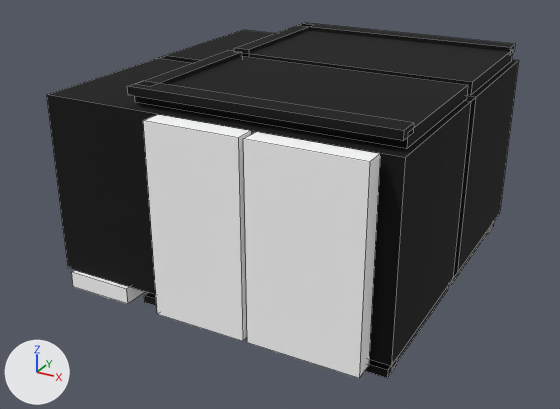
The OBJ model src/main/resources/assets/myvillage/models/equipment/forging/bench_leggings_5_hot.obj: old version first, new version second.
Rendered twice from a 50 mm camera at (0.904, -1.287, 0.454) aimed at (0.489, -0.531, 0.076). Every picture has the same lights, and +X, +Y and +Z are marked at lower left. The picture after the commit comes second. Mesh edges are drawn as thin lines. Where no turn or scale is listed for an object, it has been applied to the vertices. Vertices at exactly the same position are counted once.

Objects in the first picture: 'bench_leggings_5_hot'.
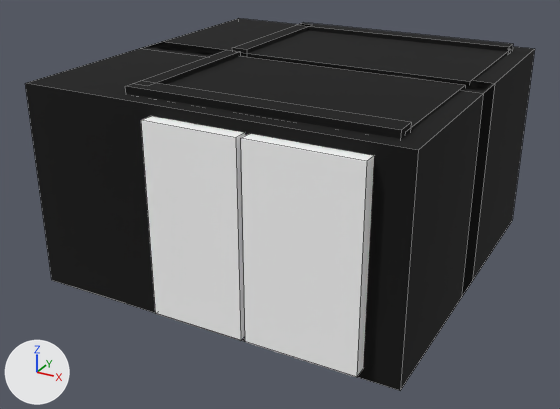
Where the change shows, as pixel boxes [x1, y1, x2, y2] in the pictures (560 x 409 px; the box of a moved part takes in the faces that stretch with it):
'bench_leggings_5_hot', reshaped (8% wider)
    before: [47, 23, 519, 378]
    after: [25, 18, 535, 391]
part 1 of me_bench_leggings_5_hot, moved or reshaped
    before: [47, 56, 475, 366]
    after: [25, 42, 495, 391]
part 2 of me_bench_leggings_5_hot, moved or reshaped
    before: [135, 56, 468, 149]
    after: [166, 56, 465, 135]
part 3 of me_bench_leggings_5_hot, moved or reshaped
    before: [127, 81, 414, 141]
    after: [125, 81, 411, 139]
part 4 of me_bench_leggings_5_hot, moved or reshaped
    before: [243, 132, 380, 378]
    after: [241, 134, 374, 377]
part 5 of me_bench_leggings_5_hot, moved or reshaped
    before: [157, 30, 519, 277]
    after: [139, 18, 535, 298]

What changed in the scene script:
```text
Change me_bench_leggings_5_hot:
    used by ob_bench_leggings_5_hot; location = (0.0, 0.0, 0.0)
    remove me_bench_leggings_5_hot.from_pydata(...)  # 160 vertices, 120 faces; spans x 0.298..0.702, y -0.729..-0.271, z 0.0..0.25
    add me_bench_leggings_5_hot.from_pydata(...)  # 160 vertices, 120 faces; spans x 0.283..0.717, y -0.729..-0.271, z 0.0..0.25
    me_bench_leggings_5_hot part 1: the loose piece of 8 vertices spanning x 0.298..0.702, y -0.701..-0.491, z 0.019..0.229 is scaled about its middle by (1.08, 1.13, 1.13)
    me_bench_leggings_5_hot part 2: the loose piece of 8 vertices spanning x 0.404..0.697, y -0.684..-0.508, z 0.231..0.245 is moved by (-0.003, 0.0, 0.0)
    me_bench_leggings_5_hot part 3: the loose piece of 8 vertices spanning x 0.404..0.697, y -0.695..-0.67, z 0.241..0.25 is moved by (-0.003, 0.0, 0.0)
    me_bench_leggings_5_hot part 4: the loose piece of 8 vertices spanning x 0.56..0.681, y -0.729..-0.707, z 0.017..0.231 is moved by (-0.003, 0.0, 0.0)
    me_bench_leggings_5_hot part 5: the loose piece of 8 vertices spanning x 0.298..0.702, y -0.509..-0.299, z 0.019..0.229 is scaled about its middle by (1.08, 1.13, 1.13)
    other edits to the shape of me_bench_leggings_5_hot do not show in these pictures
```
